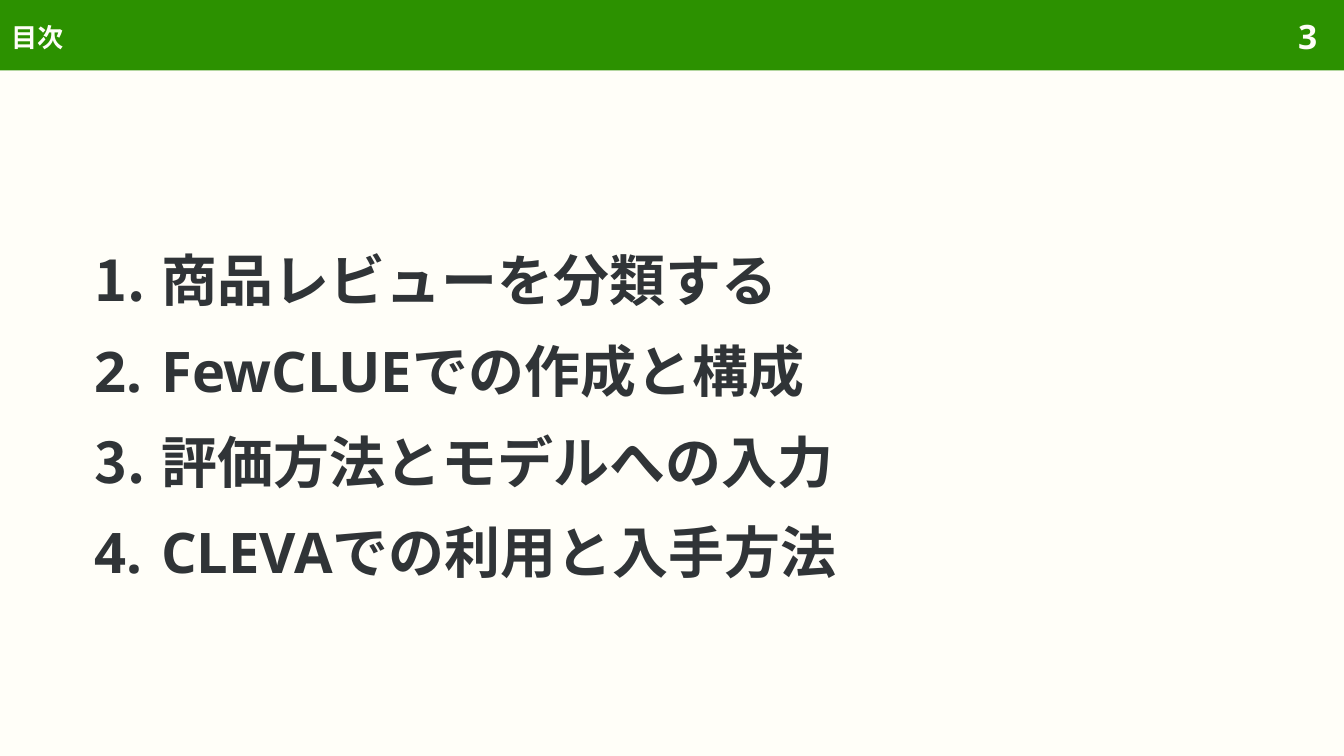
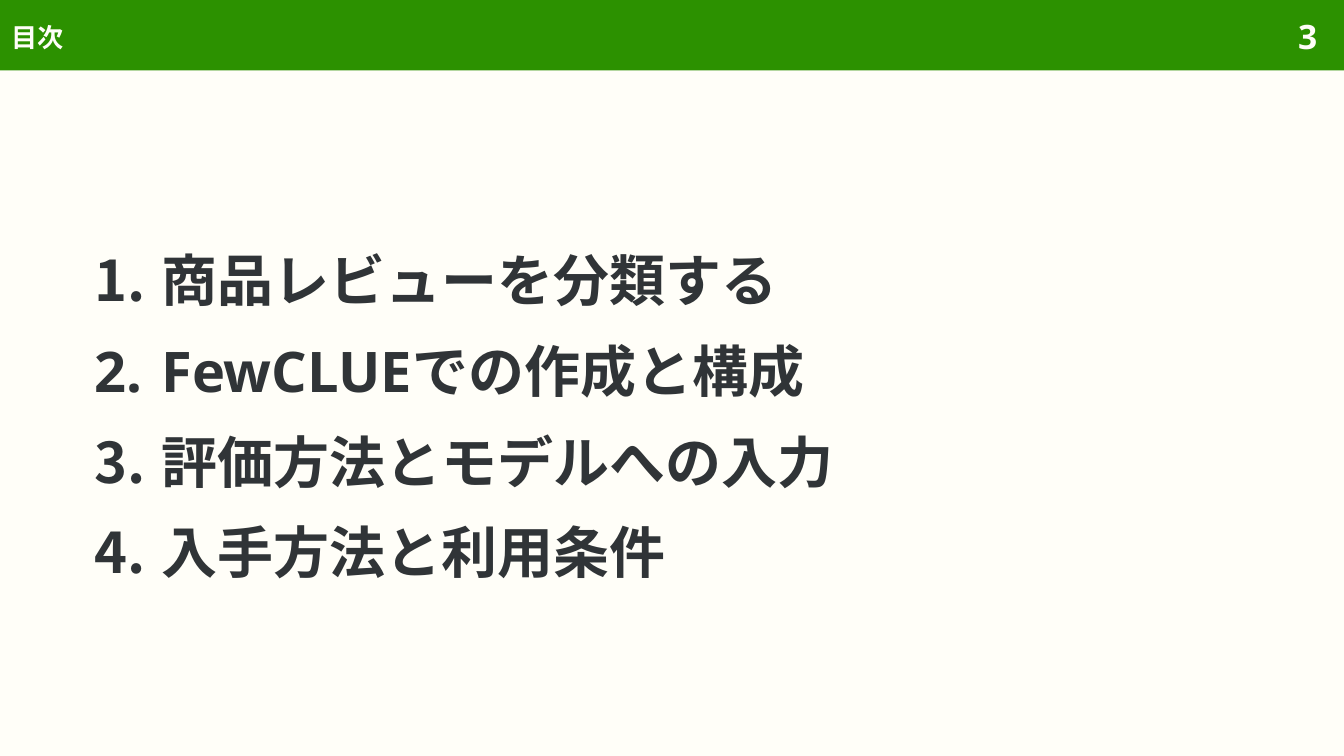
Before and after one commit to sasakiy84/datasets-in-10-minutes, a slide deck: slide 3 of slides/datasets-in-10-minutes-eprstmt.pptx. Drawn at 1344x756 pixels with LibreOffice and Linux fonts; fonts in the diff are those of the drawing. Boxes give left, top, right and bottom in pixels: in the first picture for what was removed or moved away, otherwise in the second. Text is boxed around its words. In the diff, an @@ line names an element or a change of style, - is before the commit and + after.

```diff
--- a/slides/datasets-in-10-minutes-eprstmt.pptx
+++ b/slides/datasets-in-10-minutes-eprstmt.pptx
@@ text at [161, 525, 665, 579]: text changed @@
-4. CLEVAでの利用と入手方法
+4. 入手方法と利用条件
```
Also in this commit, not shown: 5 other slides changed, 2 slides removed, 56 other files.
